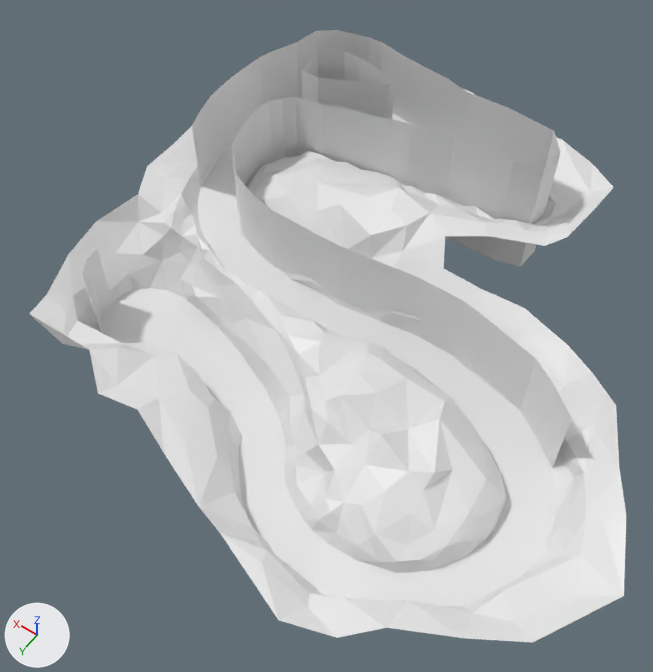
One commit to the FBX model Assets/Assets/Water.fbx: the scene before it, then after it.
The view is the same before and after, from a 50 mm lens placed at (-52.5, 124.3, 121.1), pointed at (6.1, 42.2, -7.9). Arrows for +X, +Y and +Z are at lower left; the lights stay in place. Objects named as collision shapes, trigger or cutter boxes, shadow casters or lower levels of detail are left out. Where no turn or scale is listed for an object, it has been applied to the vertices.

The first picture shows 'ColMesh1', 'ColMesh1.001', 'ColMesh2', 'ColMesh3', 'ColMesh3.001', 'ColMesh3.002', 'ColMesh4', 'ColMesh4.001', 'ColMesh4.002', 'ColMesh4.003', 'Land', 'Water'.
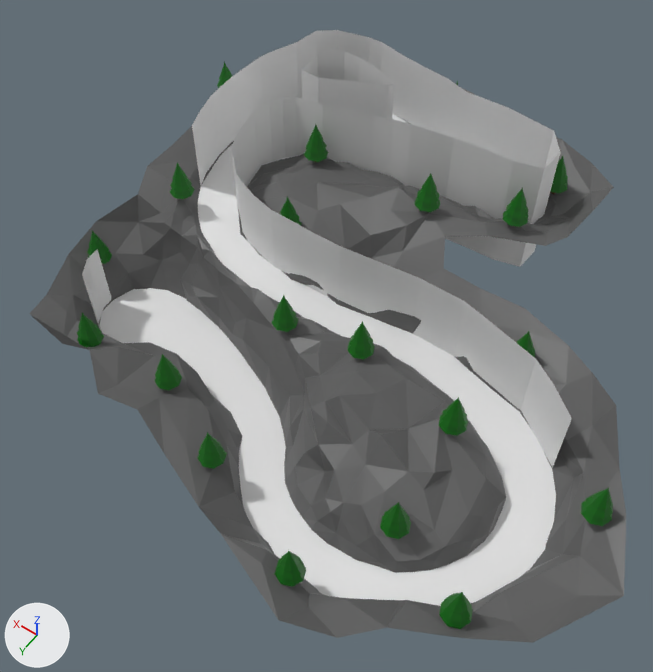
Where the change shows, as pixel boxes [x1, y1, x2, y2] in the pictures (653 x 672 px):
'Land', recoloured (white to grey): [30, 89, 626, 643] in both
'Trees', added (green): after [77, 61, 613, 629]

Diff of the bpy script that builds the scene:
```diff
--- a/Assets/Assets/Water.fbx.py
+++ b/Assets/Assets/Water.fbx.py
@@ me_plane_001 @@
 me_plane_001.from_pydata(...)  # 584 vertices, 949 faces; spans x -57.6..58.4, y -19.4..89.3, z -18.0..7.5
+me_plane_001.materials.append(mat_material_044)  # dark grey #5c5c5c
@@ ob_trees @@
+ob_trees = bpy.data.objects.new('Trees', me_circle)  # 1606 vertices, 1584 faces; spans x -79.9..28.8, y -29.5..70.2, z -12.9..11.8; in mat_material (dark green #006603), mat_material_001 (brown #69280e), mat_material_002 (dark green #006603), mat_material_003 (brown #69280e), mat_material_004 (dark green #006603), mat_material_005 (brown #69280e), mat_material_006 (dark green #006603), mat_material_007 (brown #69280e), mat_material_008 (dark green #006603), mat_material_009 (brown #69280e), mat_material_010 (dark green #006603), mat_material_011 (brown #69280e), mat_material_012 (dark green #006603), mat_material_013 (brown #69280e), mat_material_014 (dark green #006603), mat_material_015 (brown #69280e), mat_material_016 (dark green #006603), mat_material_017 (brown #69280e), mat_material_018 (dark green #006603), mat_material_019 (brown #69280e), mat_material_020 (dark green #006603), mat_material_021 (brown #69280e), mat_material_022 (dark green #006603), mat_material_023 (brown #69280e), mat_material_024 (dark green #006603), mat_material_025 (brown #69280e), mat_material_026 (dark green #006603), mat_material_027 (brown #69280e), mat_material_028 (dark green #006603), mat_material_029 (brown #69280e), mat_material_030 (dark green #006603), mat_material_031 (brown #69280e), mat_material_032 (dark green #006603), mat_material_033 (brown #69280e), mat_material_034 (dark green #006603), mat_material_035 (brown #69280e), mat_material_036 (dark green #006603), mat_material_037 (brown #69280e), mat_material_038 (dark green #006603), mat_material_039 (brown #69280e), mat_material_040 (dark green #006603), mat_material_041 (brown #69280e), mat_material_042 (dark green #006603), mat_material_043 (brown #69280e)
+ob_trees.location = (28.6, 14.2, 1.8)
```
